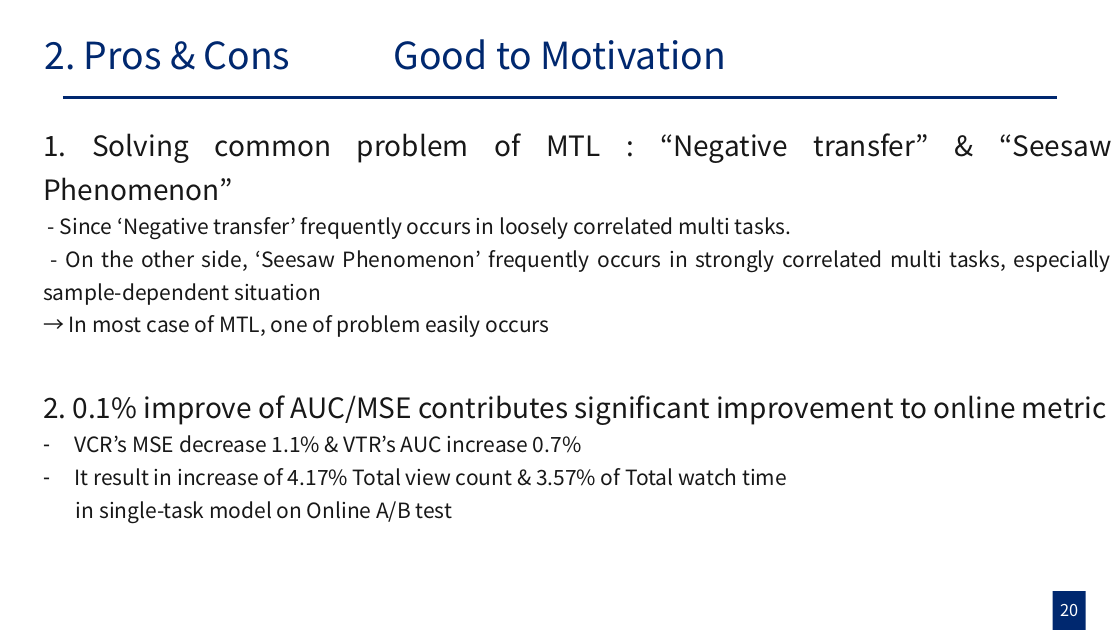
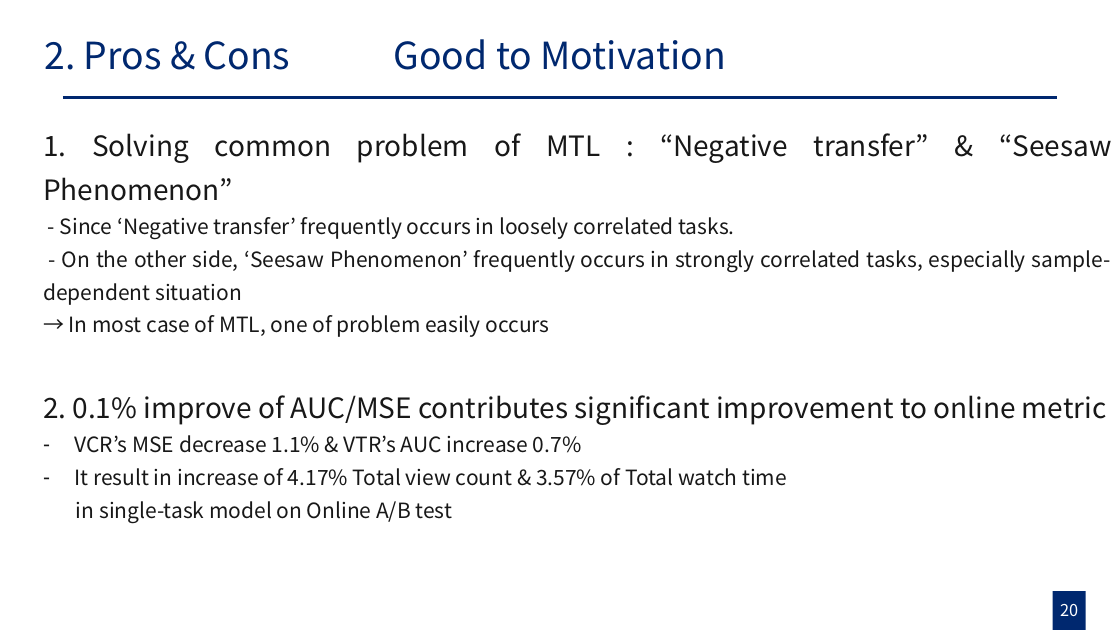
Before and after one commit to gusrn0505/TIL, a slide deck: slide 20 of [PPTPLUG]PP-151/Progressive Layered Extraction Review_20224314_강현구 .pptx. Drawn at 1120x630 pixels with LibreOffice and Linux fonts; fonts in the diff are those of the drawing. Boxes give left, top, right and bottom in pixels: in the first picture for what was removed or moved away, otherwise in the second. Text is boxed around its words. In the diff, an @@ line names an element or a change of style, - is before the commit and + after.

```diff
--- a/[PPTPLUG]PP-151/Progressive Layered Extraction Review_20224314_강현구 .pptx
+++ b/[PPTPLUG]PP-151/Progressive Layered Extraction Review_20224314_강현구 .pptx
@@ text at box(43, 217, 1111, 305): text changed @@
-- Since ‘Negative transfer’ frequently occurs in loosely correlated multi tasks.
-- On the other side, ‘Seesaw Phenomenon’ frequently occurs in strongly correlated multi tasks, especially sample-dependent situation
+- Since ‘Negative transfer’ frequently occurs in loosely correlated tasks.
+- On the other side, ‘Seesaw Phenomenon’ frequently occurs in strongly correlated tasks, especially sample-dependent situation
```
Also in this commit, not shown: 6 other slides changed, 1 other file.
